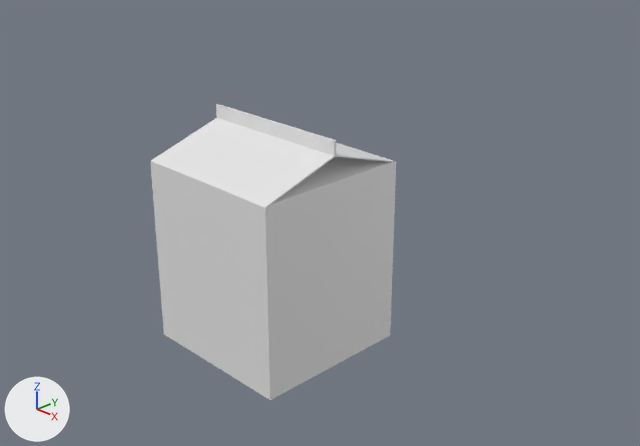
The Blender file Term3DModeling/week2/KayFloresWeek2HW.blend as it was, and as the next commit left it.
The view is the same before and after, from a camera (50 mm lens) standing at (7.26, -6.39, 4.51) and looking at (0.61, 0.16, 0.51). Arrows for +X, +Y and +Z are at lower left; the lights stay in place. The same objects are shown in both versions, whatever each file hides.

Names of what the first picture shows: 'Carton'.
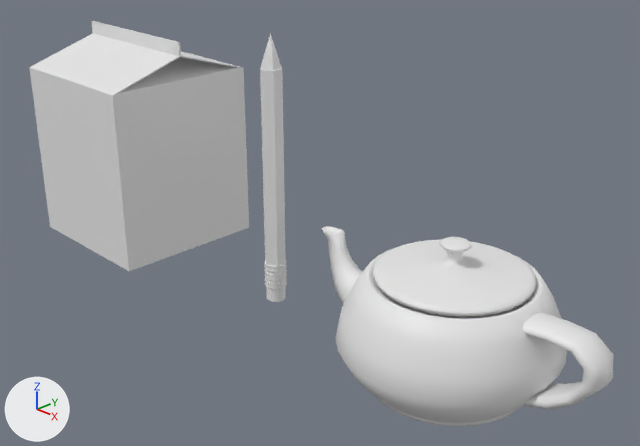
Edits to the bpy script that builds the scene:
```text
Add me_cylinder_004:
    me_cylinder_004.from_pydata(...)  # 667 vertices, 649 faces; spans x -0.14..0.14, y -0.14..0.14, z -0.36..3.07
    me_cylinder_004.polygons.foreach_set('use_smooth', [True] * 649)
Add me_cylinder_001:
    me_cylinder_001.from_pydata(...)  # 416 vertices, 386 faces; spans x -1.0..1.0, y -1.0..1.0, z -1.0..14.1
    me_cylinder_001.polygons.foreach_set('use_smooth', [True] * 386)
Add me_cylinder_1:
    me_cylinder_1.from_pydata(...)  # 457 vertices, 914 faces; spans x -1.81..1.7, y -1.15..1.15, z -0.56..0.6
    me_cylinder_1.polygons.foreach_set('use_smooth', [True] * 914)
Change ob_carton:
    ob_carton.location: (0.0, 0.0, 0.0) -> (-2.681, 0.0, 0.638)
Add ob_cylinder_001:
    ob_cylinder_001 = bpy.data.objects.new('Cylinder.001', me_cylinder_004)
    ob_cylinder_001.location = (0.0, 0.0, -0.285)
    ob_cylinder_001.scale = (0.957, 0.957, 0.943)
Add ob_utahteapot:
    ob_utahteapot = bpy.data.objects.new('UtahTeapot', me_cylinder_1)
    ob_utahteapot.parent = ob_teapottop
    ob_utahteapot.matrix_parent_inverse = Matrix(((1.274, 0.0, 0.0, 0.0), (0.0, 1.274, 0.0, 0.0), (0.0, 0.0, 39.26, -24.42), (0.0, 0.0, 0.0, 1.0)))
    ob_utahteapot.location = (0.0, 0.0, 0.0)
Add ob_teapottop:
    ob_teapottop = bpy.data.objects.new('TeapotTop', me_cylinder_001)
    ob_teapottop.location = (2.627, 0.0, 0.622)
    ob_teapottop.scale = (0.785, 0.785, 0.0255)
```

Location of each change, [x1, y1, x2, y2] in pixels of the pictures (640 x 446 px):
'Carton', moved
    before: [150, 104, 396, 400]
    after: [29, 21, 249, 271]
'UtahTeapot', added
    after: [322, 226, 614, 427]
'TeapotTop', added
    after: [373, 237, 536, 317]
'Cylinder.001', added
    after: [260, 34, 287, 302]
